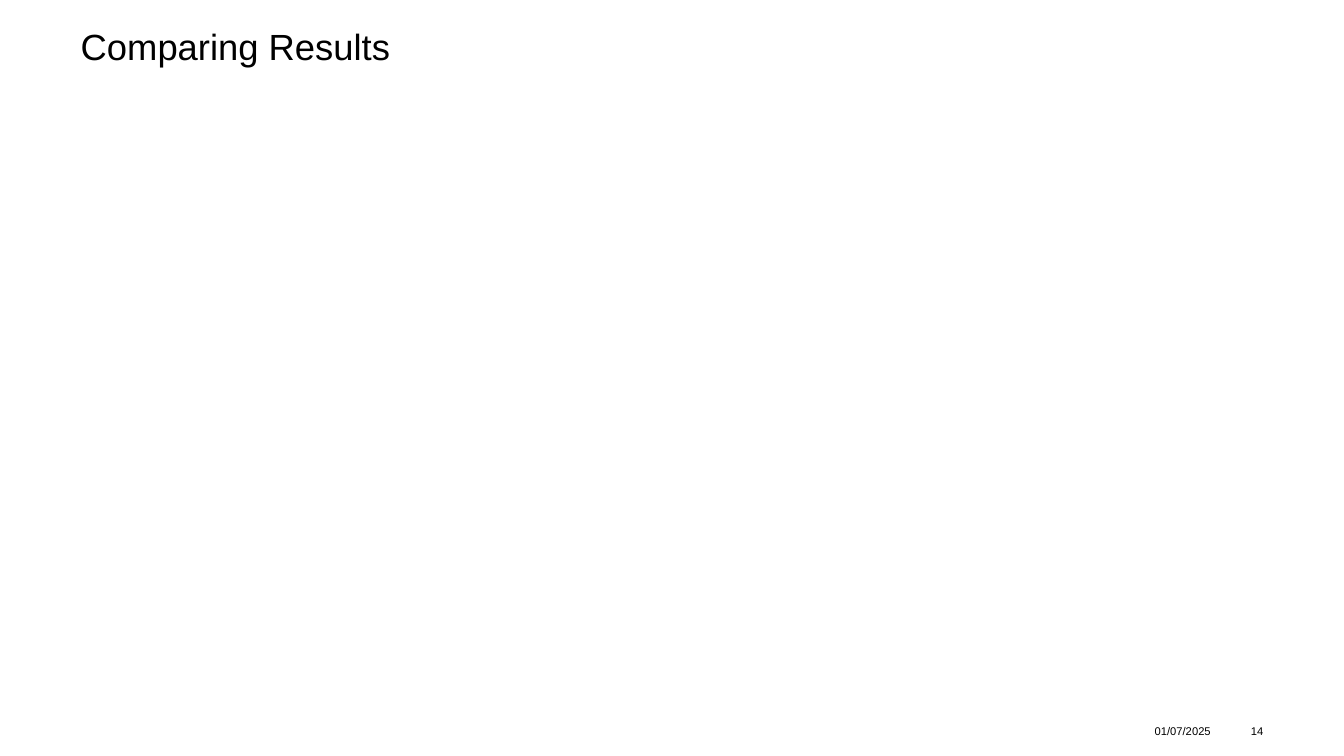
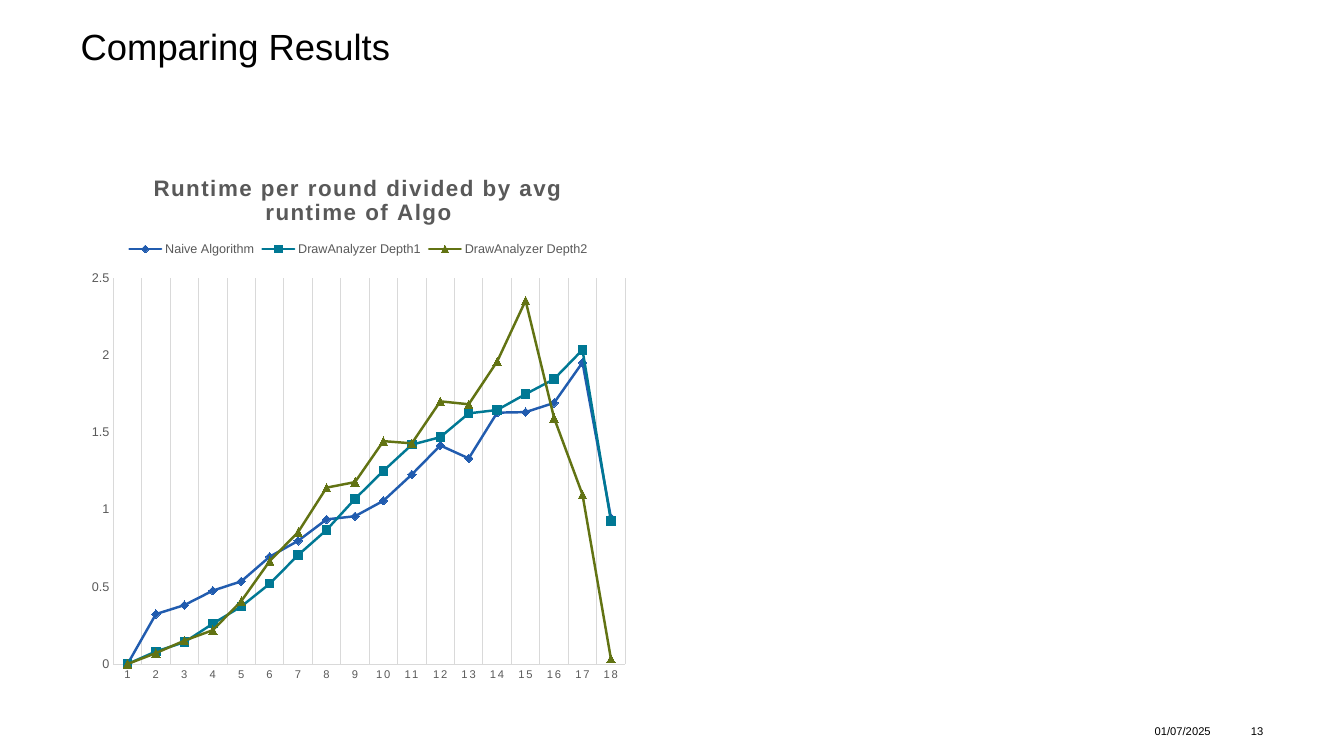
Before and after one commit to adidell01/MahjongOptimization, a slide deck: slide 13 of ProjectPresentation_asadikovic_jlyrer.pptx (slide 14 before the commit). Drawn at 1344x756 pixels with LibreOffice and Linux fonts; fonts in the diff are those of the drawing; grey boxes stand for pictures; background and template pictures are left out. Boxes give left, top, right and bottom in pixels: in the first picture for what was removed or moved away, otherwise in the second. Text is boxed around its words. In the diff, an @@ line names an element or a change of style, - is before the commit and + after.

```diff
--- a/ProjectPresentation_asadikovic_jlyrer.pptx
+++ b/ProjectPresentation_asadikovic_jlyrer.pptx
@@ line chart added at [81, 156, 636, 692] @@
+title "Runtime per round divided by avg runtime of Algo "
+categories: 1, 2, 3, 4, 5, 6, 7, 8, 9, 10, 11, 12, 13, 14, 15, 16, 17, 18
+Naive Algorithm: 0, 0.32, 0.38, 0.48, 0.54, 0.7, 0.8, 0.94, 0.96, 1.06, 1.23, 1.42, 1.33, 1.63, 1.63, 1.69, 1.95, 0.95
+DrawAnalyzer Depth1: 0, 0.08, 0.14, 0.26, 0.37, 0.52, 0.71, 0.87, 1.07, 1.25, 1.42, 1.47, 1.62, 1.65, 1.75, 1.85, 2.04, 0.93
+DrawAnalyzer Depth2: 0, 0.07, 0.15, 0.22, 0.41, 0.67, 0.85, 1.14, 1.18, 1.44, 1.43, 1.7, 1.68, 1.96, 2.36, 1.6, 1.1, 0.03
@@ page number at [1251, 727, 1263, 735]: text changed @@
-14
+13
```
Also in this commit, not shown: 9 other slides changed, 2 slides removed, 1 other file.
